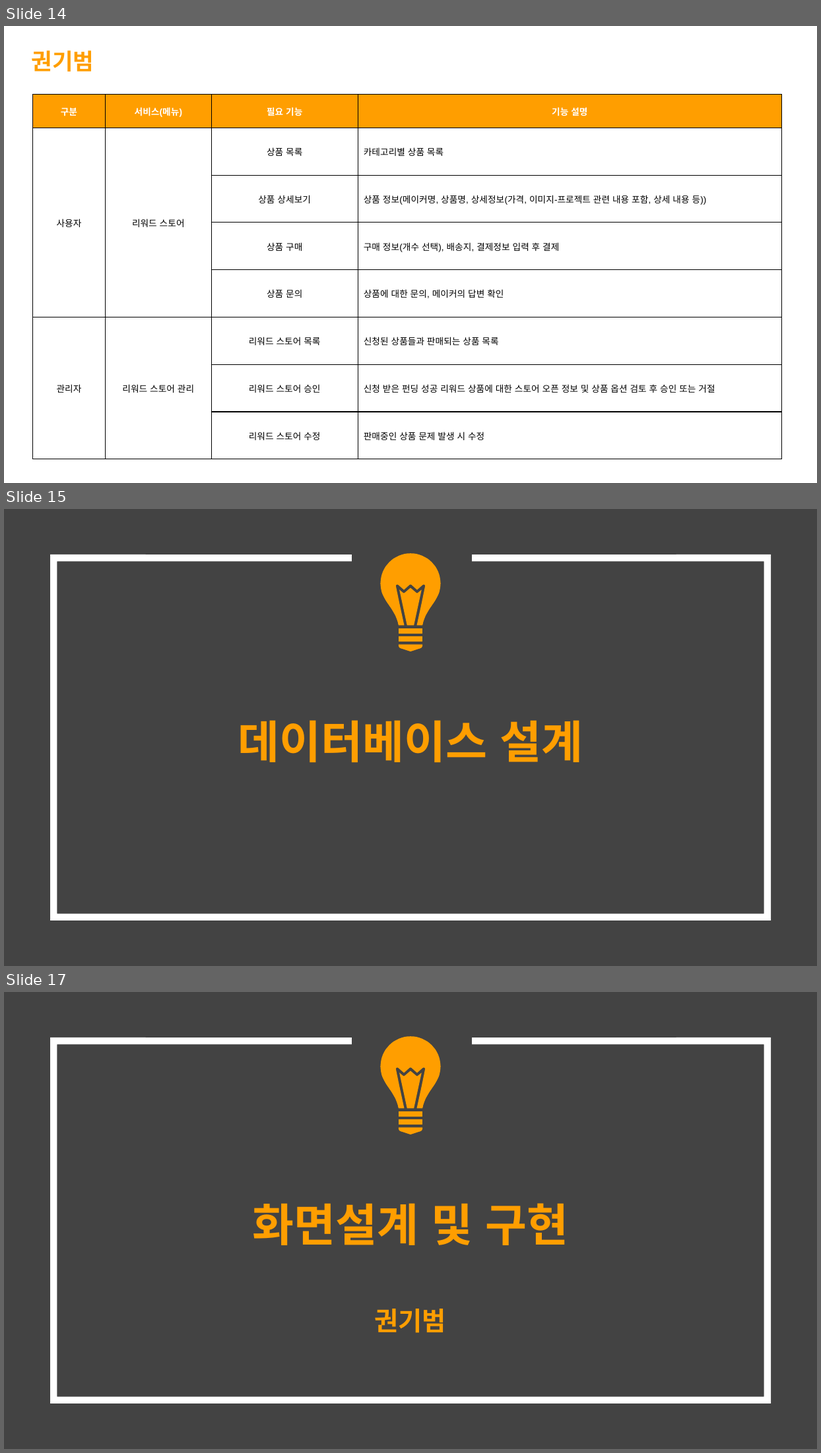
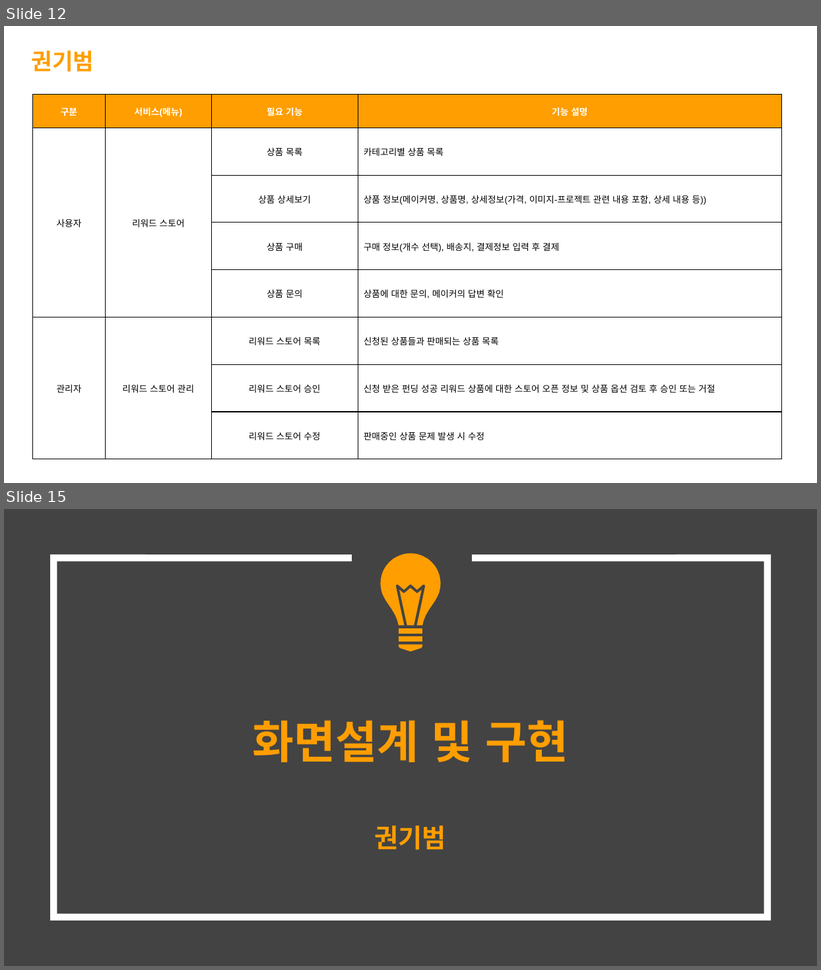
Before and after one commit to hhsw07/ezen-academy-projects, a slide deck: 0 발표용 파워포인트/project06 - 파워포인트 종합.pptx. Shown one above the other, each under a label of ours: slides 14, 15 and 17 before the commit, slides 12 and 15 after it; the slides between them are not shown. The pictures are 821x1453 and 821x970 pixels, drawn with LibreOffice and Linux fonts; fonts in the diff are those of the drawing. Boxes give left, top, right and bottom in pixels: in the first picture for what was removed or moved away, otherwise in the second. Text is boxed around its words. In the diff, an @@ line names an element or a change of style, - is before the commit and + after.

```diff
--- a/0 발표용 파워포인트/project06 - 파워포인트 종합.pptx
+++ b/0 발표용 파워포인트/project06 - 파워포인트 종합.pptx
@@ slide 15 removed at (4,509,817,966), background #434343; not listed: 1 template element that a slide beside it also shows @@
@@ group removed at (380,554,441,652): 5 freeform shapes @@
@@ title removed at (238,720,583,762) @@
-데이터베이스 설계
@@ what was slide 14 is now slide 12 @@
@@ what was slide 17 is now slide 15 @@
```
Also in this commit, not shown: 1 other slide removed.
